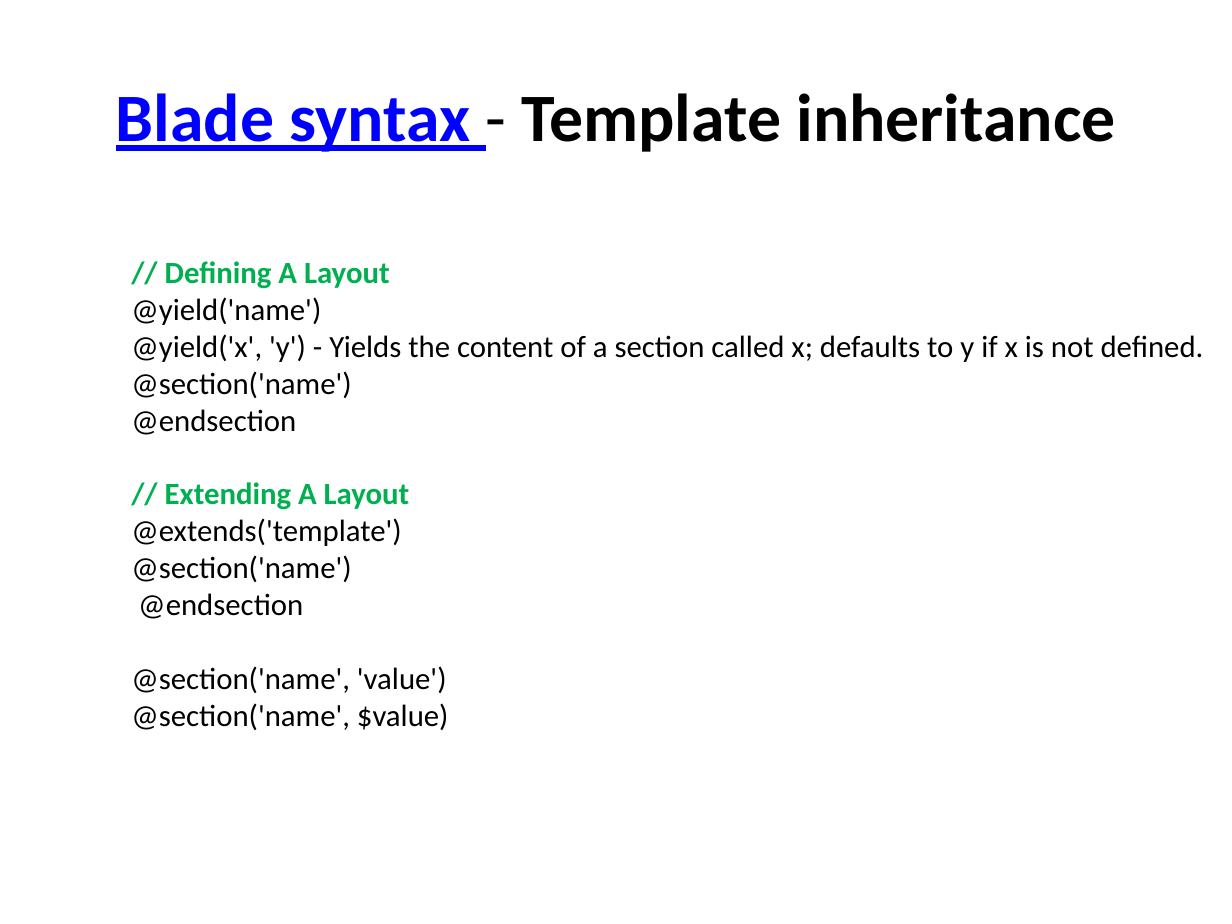
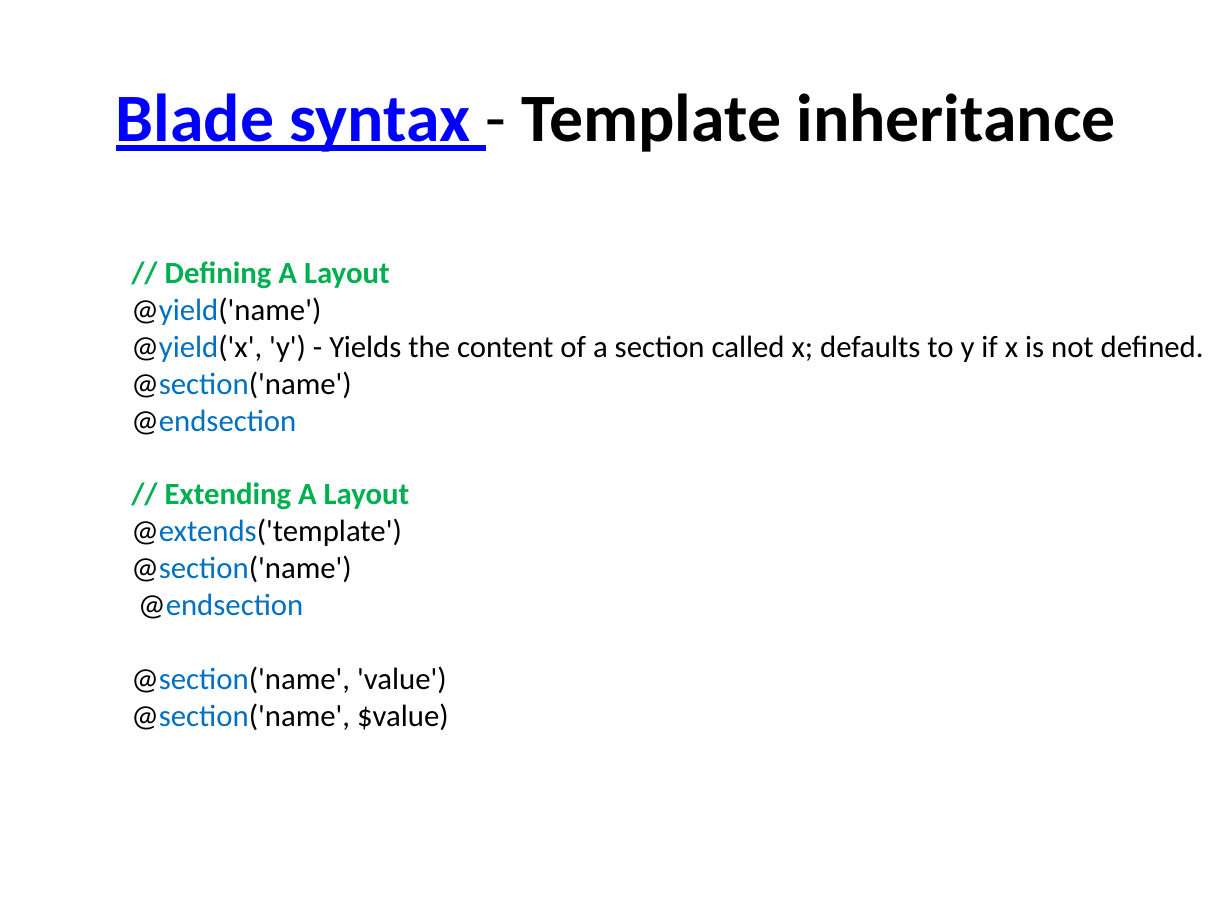
Before and after one commit to TarekSherif/LaravelCourse, a slide deck: slide 5 of PPT/Lec2/3-Laravel View.pptx. Drawn at 1232x924 pixels with LibreOffice and Linux fonts; fonts in the diff are those of the drawing. Boxes give left, top, right and bottom in pixels: in the first picture for what was removed or moved away, otherwise in the second. Text is boxed around its words. In the diff, an @@ line names an element or a change of style, - is before the commit and + after.

```diff
--- a/PPT/Lec2/3-Laravel View.pptx
+++ b/PPT/Lec2/3-Laravel View.pptx
@@ text at bbox=[131, 297, 1204, 730]: text colour #000000 to #0070C0 in "@yield('name')", "@yield('x',", "@section('name')", "@endsection" and 5 more places @@
```
Also in this commit, not shown: 3 other slides changed, 2 slides added, 7 other files.
